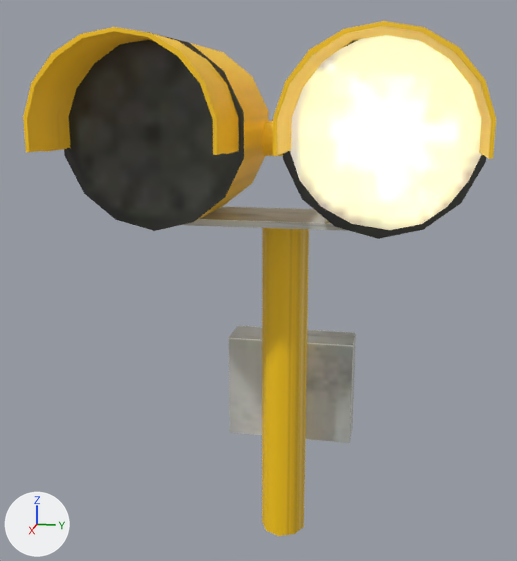
Renders of the glTF model PackageSources/Scenery/airport-rkpk-busan/modellib/wigwag/wigwag.gltf from each side of a commit.
Rendered twice from a 50 mm lens placed at (1.848, 0.299, 1.193), pointed at (0.093, -0.052, 0.754). The lights are fixed; the arrows at lower left show +X, +Y and +Z.

Names of what the first picture shows: 'body', 'wigwag'.
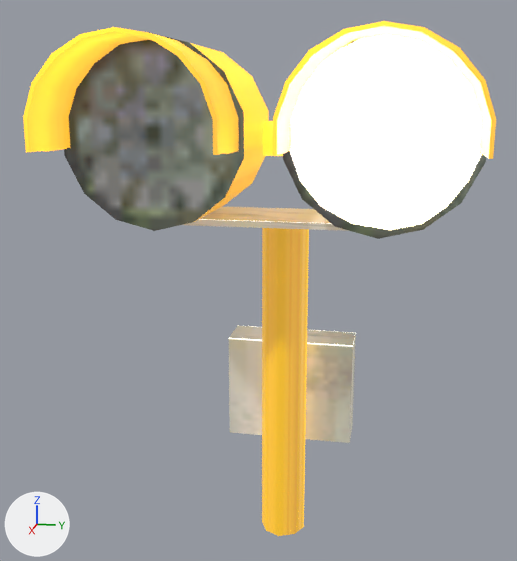
The change, as a list of edits to the scene's bpy script:
```text
Change mat_m0mat:
    where n0 = _N.new('ShaderNodeBsdfPrincipled'); n0.name = 'Principled BSDF'
    n0.inputs[28].default_value: 1.0 -> 10.0  # 'Emission Strength'
```

Boxes (x1, y1, x2, y2) around the edits, measured in the pictures (517 x 561 px):
'body', surface changed
    both: (23, 21, 496, 536)
'wigwag', surface changed
    both: (290, 35, 482, 230)
